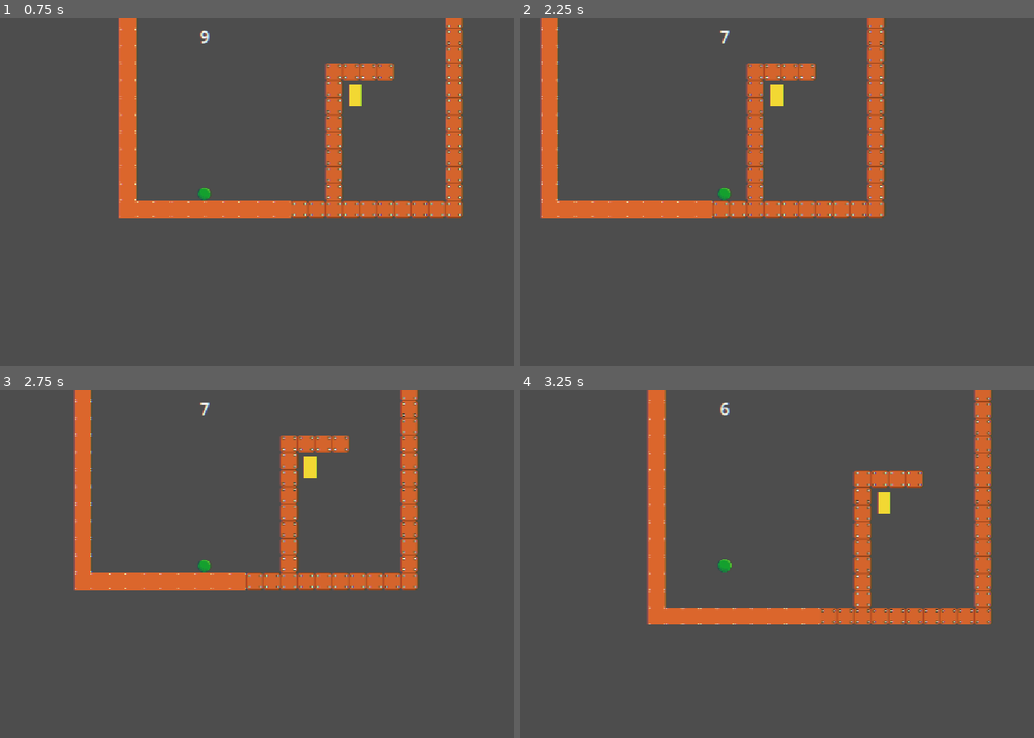
Above: before the commit, frames 1-4 (two rows, left to right).
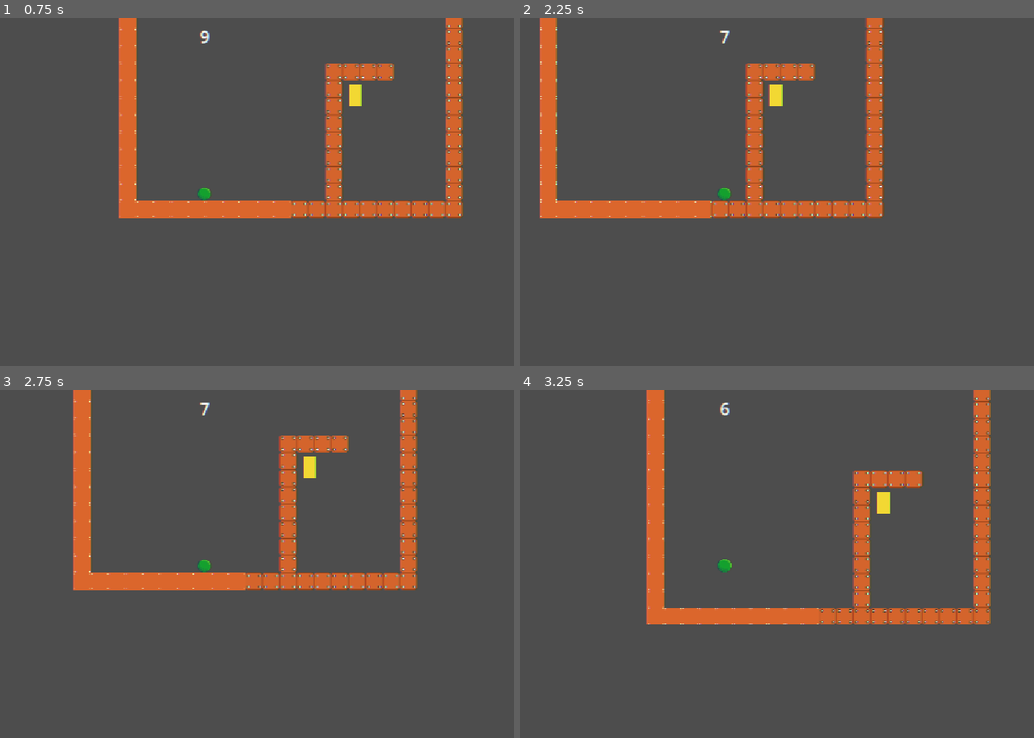
Above: after the commit, the same moments.

Repository: swan-eternal/clockwork
Game: Godot game, scene res://scenes/levels/L3.tscn
Two runs of this game, one before a commit and one after it. Both use one fixed random seed, a clock stepped at 60 frames per second and the inputs below. This scene is started directly instead of the project's main scene.
Inputs:
- Up to frame 1 (0.75 s): tap Enter (ui_accept) at 0.5 s; hold Right (ui_right) from 0.53 s (still down)
- Up to frame 2 (2.25 s): tap Enter (ui_accept) at 0.77, 1.52 s; release Right (ui_right) at 2.03 s; hold Left (ui_left) from 2.03 s (still down)
- Up to frame 3 (2.75 s): keep holding Left (ui_left)
- Up to frame 4 (3.25 s): keep holding Left (ui_left); tap Enter (ui_accept) at 3.02 s

Frame 1 is identical in both runs. In frame 2, 2.4% of the frame differs, in the area x 3-71%, y 0-58%; in frame 3, 2.2%; in frame 4, 2.6%, in the area x 24-92%, y 0-68%.

Commit message:
Phase 4: Gravity-relative input ('press right' = right from the player)
'Press right' now means 'right from the player's perspective', not
'right in world coordinates'. The right direction is computed as
gravity_direction.rotated(-PI/2) — perpendicular to gravity, rotated
90° CW. With gravity straight down, right is +x (same as before).
With gravity pointing right, right is -y (the player walks 'up' the
wall). With gravity pointing up, right is -x. Etc.

Changes in player.gd:
- Horizontal movement: velocity is now adjusted along the
  gravity-relative right direction instead of world-x.
  - Decompose: current_right_speed = velocity.dot(right_direction)
  - Target: input_dir * RUN_SPEED
  - Lerp: move_toward(current_right_speed, target_right_speed, ACCEL * delta)
  - Apply: velocity += (new_right_speed - current_right_speed) * right_direction
- Flat-ground check: abs(floor_normal.y) >= 0.999 → abs(floor_normal.dot(-gravity_direction)) >= 0.999
  (so decel only applies on flat ground relative to gravity, not just world-flat)

This means with gravity rotated, the player can walk 'up walls' and
'walk on ceilings' by pressing right/left — the world looks the same
(camera rotates) but the player's movement direction follows gravity.

Jump, down-boost, and slope slide are already gravity-relative from
Phase 2, so no changes needed there.

Diff:
--- a/scripts/player.gd
+++ b/scripts/player.gd
@@ -158,27 +158,42 @@
 	# (no slip) when no query point hits a tile with friction data.
 	var friction := _get_current_friction()
 
-	# Apply horizontal velocity. Three cases:
+	# Apply horizontal velocity. Gravity-relative: "press right" always
+	# means "right from the player's perspective", which is the direction
+	# perpendicular to gravity, rotated 90° CW from gravity. With gravity
+	# straight down, right is +x. With gravity pointing right, right is
+	# -y (the player walks 'up' the wall). Etc.
+	#
+	# Three cases:
 	#   - In the air: accelerate toward RUN_SPEED at AIR_ACCEL (reduced
 	#     control so jumps feel committed and momentum is preserved).
 	#     No horizontal decel — momentum is preserved mid-flight.
 	#   - On the ground with input: accelerate toward RUN_SPEED at
 	#     RUN_ACCEL. Don't hard-cap so the player can exceed RUN_SPEED
 	#     via ramp launches and drops.
-	#   - On the ground with no input: decelerate only on flat ground.
-	#     On slopes, the slope slide + friction handle deceleration
-	#     naturally — adding horizontal decel on top would eat the
-	#     momentum the player built up on the ramp or drop.
+	#   - On the ground with no input: decelerate only on flat ground
+	#     (relative to gravity, not just world-flat). On slopes, the
+	#     slope slide + friction handle deceleration naturally.
+	var right_direction := gravity_direction.rotated(-PI / 2.0)
 	if not is_on_floor():
 		if input_dir != 0:
-			velocity.x = move_toward(velocity.x, input_dir * RUN_SPEED, AIR_ACCEL * delta)
+			var current_right_speed := velocity.dot(right_direction)
+			var target_right_speed := input_dir * RUN_SPEED
+			var new_right_speed := move_toward(current_right_speed, target_right_speed, AIR_ACCEL * delta)
+			velocity += (new_right_speed - current_right_speed) * right_direction
 	elif input_dir != 0:
-		velocity.x = move_toward(velocity.x, input_dir * RUN_SPEED, RUN_ACCEL * delta)
+		var current_right_speed := velocity.dot(right_direction)
+		var target_right_speed := input_dir * RUN_SPEED
+		var new_right_speed := move_toward(current_right_speed, target_right_speed, RUN_ACCEL * delta)
+		velocity += (new_right_speed - current_right_speed) * right_direction
 	else:
-		# Grounded with no input. Decel only on flat ground.
-		if abs(get_floor_normal().y) >= 0.999:
+		# Grounded with no input. Decel only on flat ground relative
+		# to gravity (floor_normal aligned with -gravity_direction).
+		if abs(get_floor_normal().dot(-gravity_direction)) >= 0.999:
 			var decel := GROUND_DECEL * friction
-			velocity.x = move_toward(velocity.x, 0, decel * delta)
+			var current_right_speed := velocity.dot(right_direction)
+			var new_right_speed := move_toward(current_right_speed, 0, decel * delta)
+			velocity += (new_right_speed - current_right_speed) * right_direction
 
 	# Jump with input buffering. If the player presses jump while airborne,
 	# the press is queued for up to JUMP_BUFFER_FRAMES frames so it
